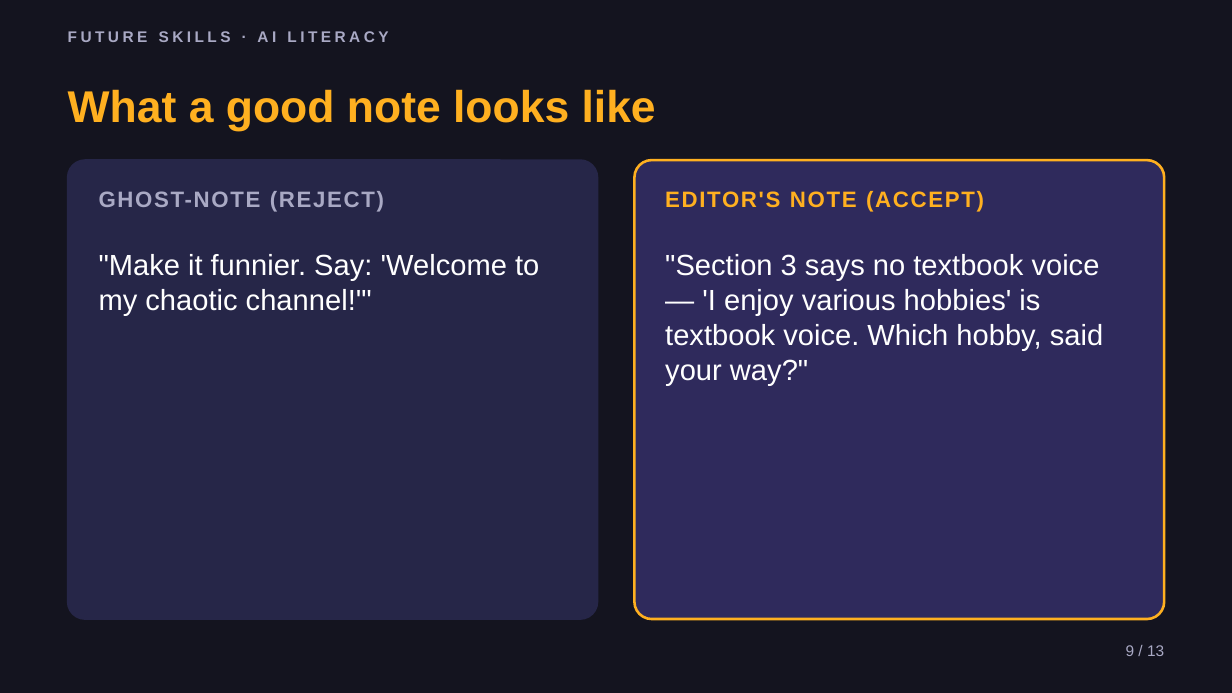
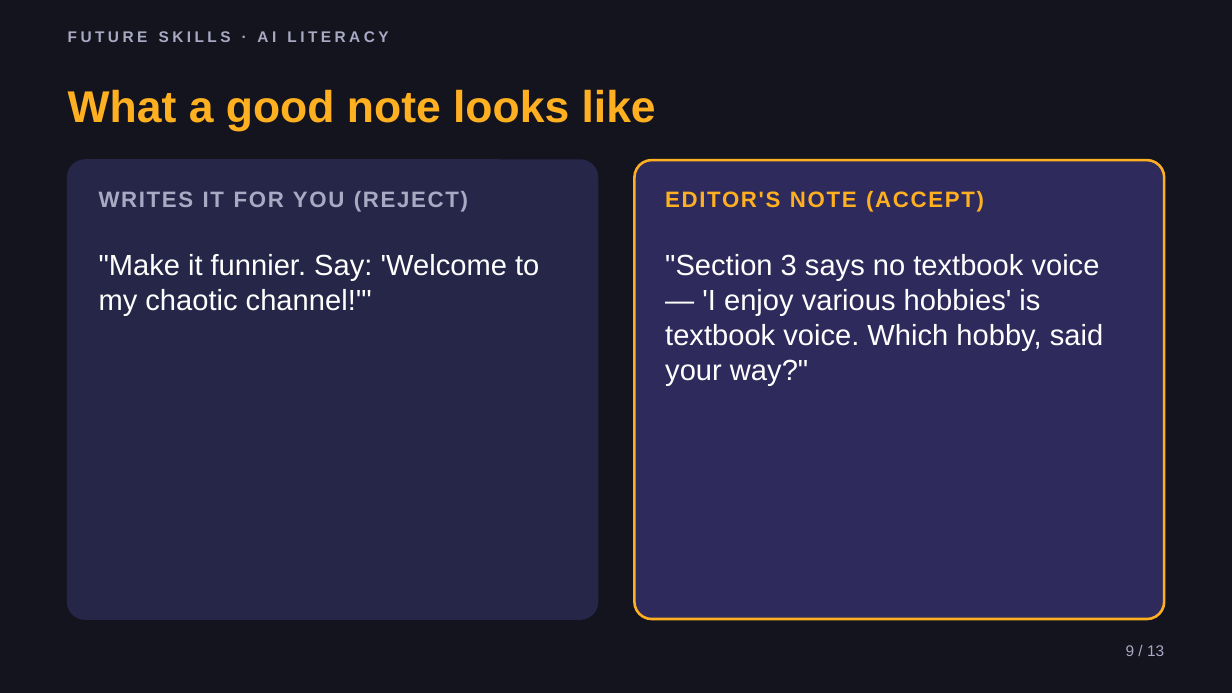
Before and after one commit to phiunit/tptphi, a slide deck: slide 9 of products/ai-taste-file/dist/Teach AI Your Taste - Slides.pptx. Drawn at 1232x693 pixels with LibreOffice and Linux fonts; fonts in the diff are those of the drawing. Boxes give left, top, right and bottom in pixels: in the first picture for what was removed or moved away, otherwise in the second. Text is boxed around its words. In the diff, an @@ line names an element or a change of style, - is before the commit and + after.

```diff
--- a/products/ai-taste-file/dist/Teach AI Your Taste - Slides.pptx
+++ b/products/ai-taste-file/dist/Teach AI Your Taste - Slides.pptx
@@ text at (x1=99, y1=191, x2=468, y2=212): text changed @@
-GHOST-NOTE (REJECT)
+WRITES IT FOR YOU (REJECT)
```
Also in this commit, not shown: 2 other slides changed, 54 other files.
